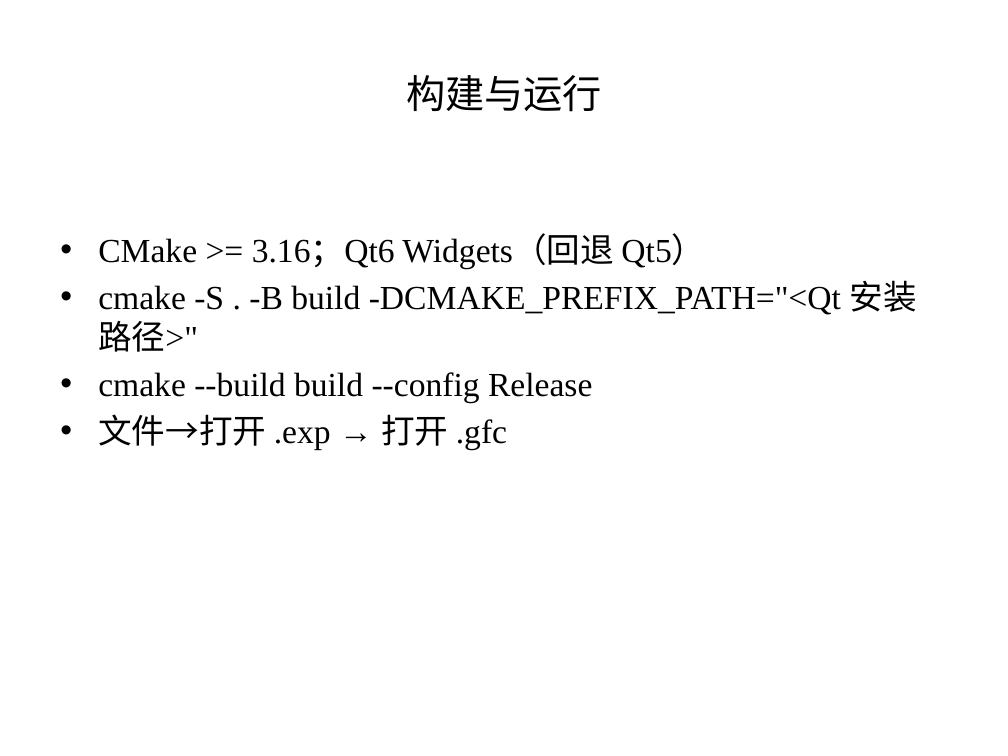
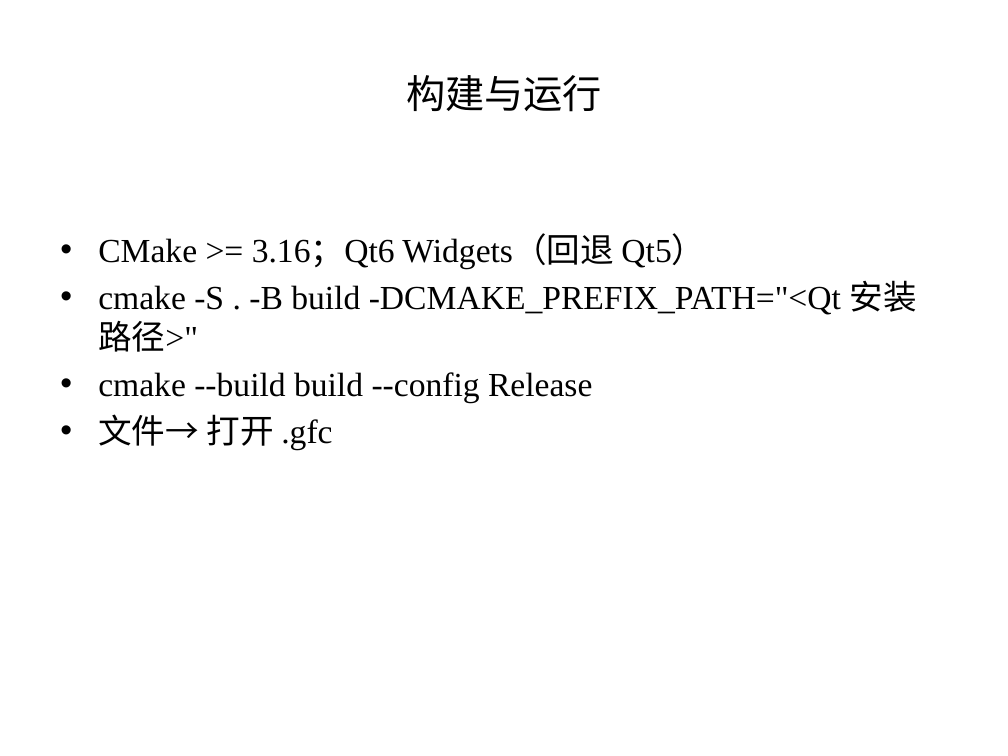
Before and after one commit to azadkong/TOT2025, a slide deck: slide 11 of TOT2025_presentation.pptx. Drawn at 1008x756 pixels with LibreOffice and Linux fonts; fonts in the diff are those of the drawing. Boxes give left, top, right and bottom in pixels: in the first picture for what was removed or moved away, otherwise in the second. Text is boxed around its words. In the diff, an @@ line names an element or a change of style, - is before the commit and + after.

Commit message:
更新文件路径，更新ppt

```diff
--- a/TOT2025_presentation.pptx
+++ b/TOT2025_presentation.pptx
@@ text at (98, 414, 332, 450): text changed @@
-• 文件→打开 .exp → 打开 .gfc
+• 文件→ 打开 .gfc
```
Also in this commit, not shown: 5 other slides changed, 1 other file.
